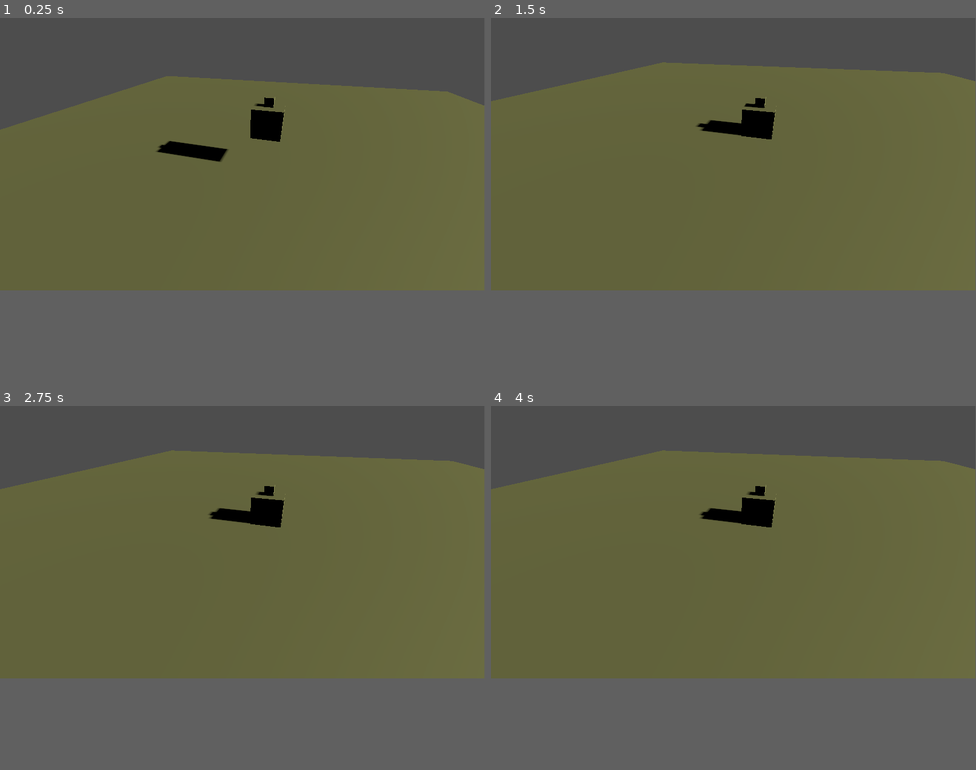
Above: before the commit, frames 1-4 (two rows, left to right).
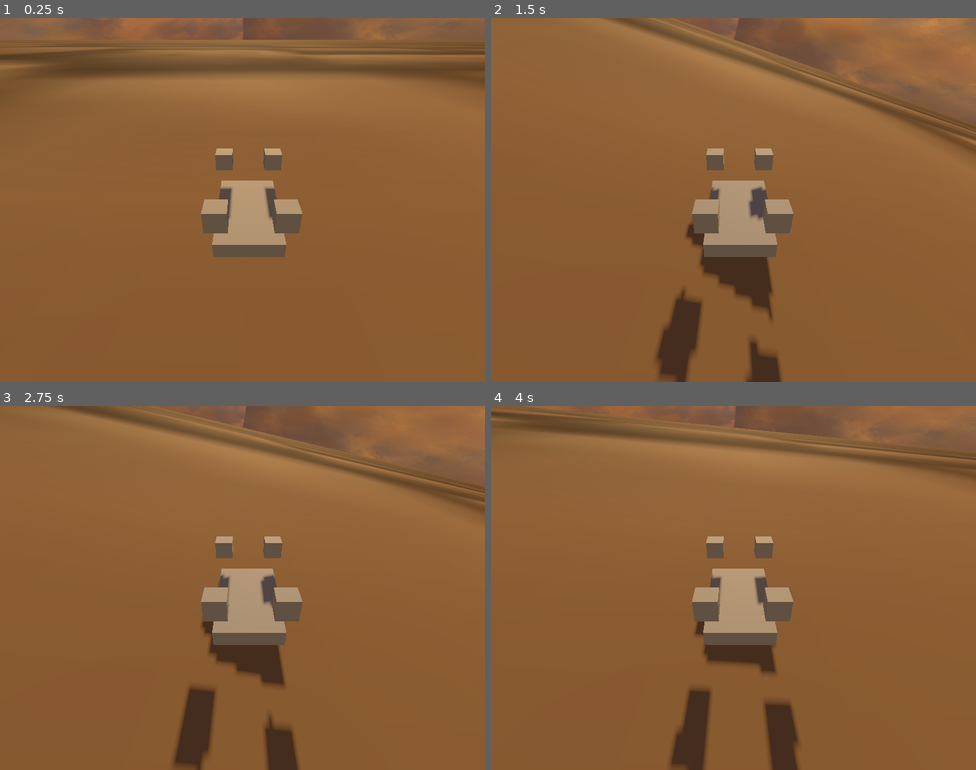
Above: after the commit, the same moments.

Repository: NuggetsWithTea/BeefyDrone
Game: Godot game, scene res://scenes/WindEnv.tscn
Two runs of this game, one before a commit and one after it. Both use one fixed random seed, a clock stepped at 60 frames per second and the inputs below. Before the commit the project starts from res://WindEnv.tscn.
Inputs:
- Up to frame 1 (0.25 s): no input
- Up to frame 2 (1.5 s): hold Right (right) 0.53-1.28 s; hold Down (backward) from 1.28 s (still down)
- Up to frame 3 (2.75 s): release Down (backward) at 2.03 s; hold Right (right) from 2.03 s (still down)
- Up to frame 4 (4 s): release Right (right) at 2.78 s; hold Up (forward) 2.78-3.53 s; hold Left (left) from 3.53 s (still down)
In our replay, the window is 799x449 before the commit and 800x600 after it. These sizes can differ from the game's own. Grey fills any space a smaller window leaves; there, only what the larger window draws over its background counts as a difference.

The runs differ from the first frame. In frame 1, 73% of the frame differs, in the area x 0-100%, y 0-75%; in frame 2, 74%; in frame 3, 75%; in frame 4, 76%, in the area x 0-100%, y 0-100%.

Commit message:
fixed drone behaviour

Diff:
--- a/Drone.gd
+++ /dev/null
@@ -1,46 +0,0 @@
-extends CharacterBody3D
-class_name DroneController
-
-@export var SPEED = 5.0
-@export var LIFT_STRENGTH = 4.5
-
-var prop_1: Propeller
-
-var current_wind_force = Vector3.ZERO
-
-# Get the gravity from the project settings to be synced with RigidBody nodes.
-var gravity = ProjectSettings.get_setting("physics/3d/default_gravity")
-
-func _ready():
-	prop_1 = $"Propeller 1"
-	add_to_group("wind_affected")
-
-func _physics_process(delta):
-	# Add the gravity.
-	if not is_on_floor():
-		velocity.y -= gravity * delta
-
-	# Handle jump.
-	if Input.is_action_pressed("up"):
-		prop_1.increase_voltage(1)
-
-	if Input.is_action_pressed("down"):
-		prop_1.increase_voltage(-1)
-
-	# Get the input direction and handle the movement/deceleration.
-	# As good practice, you should replace UI actions with custom gameplay actions.
-	#var input_dir = Input.get_vector("forward", "backward", "right", "left")
-	#var direction = (transform.basis * Vector3(input_dir.x, 0, input_dir.y)).normalized()
-	#if direction:
-		#velocity.x = direction.x * SPEED
-		#velocity.z = direction.z * SPEED
-	#else:
-		#velocity.x = move_toward(velocity.x, 0, SPEED)
-		#velocity.z = move_toward(velocity.z, 0, SPEED)
-
-	velocity += current_wind_force * delta
-
-	move_and_slide()
-
-func set_wind_force(force:Vector3):
-	current_wind_force = force
--- a/Drone.tscn
+++ /dev/null
@@ -1,20 +0,0 @@
-[gd_scene load_steps=5 format=3 uid="uid://c6p6nf4nw2g1w"]
-
-[ext_resource type="Script" path="res://Drone.gd" id="1_vvmbt"]
-[ext_resource type="PackedScene" uid="uid://d3mtxaq3737si" path="res://Propeller.tscn" id="2_ph5mp"]
-
-[sub_resource type="BoxShape3D" id="BoxShape3D_gp6am"]
-
-[sub_resource type="BoxMesh" id="BoxMesh_g6mns"]
-
-[node name="Drone" type="CharacterBody3D"]
-script = ExtResource("1_vvmbt")
-
-[node name="CollisionShape3D" type="CollisionShape3D" parent="."]
-shape = SubResource("BoxShape3D_gp6am")
-
-[node name="MeshInstance3D" type="MeshInstance3D" parent="."]
-mesh = SubResource("BoxMesh_g6mns")
-
-[node name="Propeller 1" parent="." instance=ExtResource("2_ph5mp")]
-transform = Transform3D(1, 0, 0, 0, 1, 0, 0, 0, 1, 0, 0.640568, 0)
--- a/Propeller.gd
+++ /dev/null
@@ -1,65 +0,0 @@
-extends RigidBody3D
-class_name Propeller
-
-@export var THRUST_COEFFICIENT: float = 0.1  # Adjust for stronger lift
-@export var AIR_DENSITY: float = 1.225  # kg/m³ (Default air density)
-@export var SPEED_CONSTANT: int = 1000  # KV rating of motor
-@export var DISC_AREA: float = 0.05  # m² (based on propeller size)
-@export var DRAG_COEFFICIENT: float = 0.1  # Air resistance
-@export var MASS: float = 1.0  # Mass of drone
-
-var CURRENT_VOLTAGE: float = 0.0
-var CURRENT_RPM: float = 0.0
-var CURRENT_THRUST_FORCE: float = 0.0
-
-# Called when the node enters the scene tree for the first time.
-func _ready():
-	CURRENT_VOLTAGE = 0.0
-	CURRENT_RPM = 0.0
-
-# Called every physics frame.
-func _physics_process(delta):
-	_rpm()
-	_thrust(delta)
-	_apply_lift_force(delta)
-	_apply_drag(delta)
-
-	var angular_speed = (CURRENT_RPM * 2 * PI) / 60
-	rotate_y(angular_speed * delta)
-
-func increase_voltage(voltage:float):
-	CURRENT_VOLTAGE += voltage
-
-func set_voltage(voltage: float):
-	CURRENT_VOLTAGE = voltage
-
-func _rpm():
-	if CURRENT_VOLTAGE == 0:
-		CURRENT_RPM = 0
-		return
-
-	CURRENT_RPM = (CURRENT_VOLTAGE / SPEED_CONSTANT) * 60
-
-func _thrust(delta):
-	if CURRENT_RPM == 0:
-		CURRENT_THRUST_FORCE = 0
-		return
-	# Thrust calculation
-	CURRENT_THRUST_FORCE = THRUST_COEFFICIENT * AIR_DENSITY * DISC_AREA * pow((CURRENT_RPM / 60), 2)
-
-func _apply_lift_force(delta):
-	# Apply force in local upward direction (Y-axis)
-	var lift_force = Vector3(0, CURRENT_THRUST_FORCE, 0)
-
-	# Apply force at center to lift drone
-	apply_central_force(lift_force)
-
-func _apply_drag(delta):
-	# Air resistance: opposes the direction of movement
-	var velocity = linear_velocity
-	var drag_force = -velocity * DRAG_COEFFICIENT  # Opposes motion
-	apply_central_force(drag_force)
-
-	# Optional: Ensure drone doesn't rise indefinitely
-	if linear_velocity.y > 10:
-		linear_velocity.y = 10
--- a/Propeller.tscn
+++ /dev/null
@@ -1,18 +0,0 @@
-[gd_scene load_steps=4 format=3 uid="uid://d3mtxaq3737si"]
-
-[ext_resource type="Script" path="res://Propeller.gd" id="1_fxe28"]
-
-[sub_resource type="BoxShape3D" id="BoxShape3D_bgn0w"]
-
-[sub_resource type="BoxMesh" id="BoxMesh_wfixy"]
-
-[node name="Propeller" type="RigidBody3D"]
-script = ExtResource("1_fxe28")
-
-[node name="CollisionShape3D" type="CollisionShape3D" parent="."]
-transform = Transform3D(0.3, 0, 0, 0, 0.3, 0, 0, 0, 0.3, 0, 0, 0)
-shape = SubResource("BoxShape3D_bgn0w")
-
-[node name="MeshInstance3D" type="MeshInstance3D" parent="."]
-transform = Transform3D(0.3, 0, 0, 0, 0.3, 0, 0, 0, 0.3, 0, 0, 0)
-mesh = SubResource("BoxMesh_wfixy")
--- a/WindEnv.tscn
+++ /dev/null
@@ -1,39 +0,0 @@
-[gd_scene load_steps=6 format=3 uid="uid://bpuegyt40rap5"]
-
-[ext_resource type="Script" path="res://WindController.gd" id="1_b6x8y"]
-[ext_resource type="PackedScene" uid="uid://c6p6nf4nw2g1w" path="res://Drone.tscn" id="2_juxbv"]
-
-[sub_resource type="QuadMesh" id="QuadMesh_2cei1"]
-
-[sub_resource type="PhysicsMaterial" id="PhysicsMaterial_nwwww"]
-
-[sub_resource type="WorldBoundaryShape3D" id="WorldBoundaryShape3D_84jvo"]
-
-[node name="Node3D" type="Node3D"]
-script = ExtResource("1_b6x8y")
-base_wind_speed = 10.0
-turbulence_strength = 20.0
-
-[node name="Drone" parent="." instance=ExtResource("2_juxbv")]
-transform = Transform3D(1, 0, 0, 0, 1, 0, 0, 0, 1, 0, 2.1505, 0)
-LIFT_STRENGTH = 1.0
-
-[node name="Camera3D" type="Camera3D" parent="Drone"]
-transform = Transform3D(-0.25038, -0.542781, 0.801685, 0, 0.82806, 0.560639, -0.968148, 0.140373, -0.20733, 5.67848, 2.41951, -0.560633)
-
-[node name="Ground" type="MeshInstance3D" parent="."]
-transform = Transform3D(27.82, 0, 0, 0, -1.21605e-06, 27.82, 0, -27.82, -1.21605e-06, 0, 0, 0)
-mesh = SubResource("QuadMesh_2cei1")
-
-[node name="StaticBody3D" type="StaticBody3D" parent="Ground"]
-transform = Transform3D(0.0373552, 0, 0, 0, -1.63285e-09, -0.0373552, 0, 0.0373552, -1.63285e-09, 0, 0, 0)
-physics_material_override = SubResource("PhysicsMaterial_nwwww")
-
-[node name="CollisionShape3D" type="CollisionShape3D" parent="Ground/StaticBody3D"]
-transform = Transform3D(26.77, 0, 0, 0, 26.77, 0, 0, 0, 26.77, 0, 0, 0)
-shape = SubResource("WorldBoundaryShape3D_84jvo")
-
-[node name="DirectionalLight3D" type="DirectionalLight3D" parent="."]
-transform = Transform3D(1, 0, 0, 0, -0.885839, 0.463992, 0, -0.463992, -0.885839, 7.65479, 14.9868, 0)
-light_color = Color(0.952891, 0.963643, 0.605213, 1)
-shadow_enabled = true
--- a/icon.svg
+++ /dev/null
@@ -1 +0,0 @@
-<svg height="128" width="128" xmlns="http://www.w3.org/2000/svg"><rect x="2" y="2" width="124" height="124" rx="14" fill="#363d52" stroke="#212532" stroke-width="4"/><g transform="scale(.101) translate(122 122)"><g fill="#fff"><path d="M105 673v33q407 354 814 0v-33z"/><path d="m105 673 152 14q12 1 15 14l4 67 132 10 8-61q2-11 15-15h162q13 4 15 15l8 61 132-10 4-67q3-13 15-14l152-14V427q30-39 56-81-35-59-83-108-43 20-82 47-40-37-88-64 7-51 8-102-59-28-123-42-26 43-46 89-49-7-98 0-20-46-46-89-64 14-123 42 1 51 8 102-48 27-88 64-39-27-82-47-48 49-83 108 26 42 56 81zm0 33v39c0 276 813 276 814 0v-39l-134 12-5 69q-2 10-14 13l-162 11q-12 0-16-11l-10-65H446l-10 65q-4 11-16 11l-162-11q-12-3-14-13l-5-69z" fill="#478cbf"/><path d="M483 600c0 34 58 34 58 0v-86c0-34-58-34-58 0z"/><circle cx="725" cy="526" r="90"/><circle cx="299" cy="526" r="90"/></g><g fill="#414042"><circle cx="307" cy="532" r="60"/><circle cx="717" cy="532" r="60"/></g></g></svg>
--- a/project.godot
+++ b/project.godot
@@ -11,9 +11,13 @@
 [application]
 
 config/name="WindEnv"
-run/main_scene="res://WindEnv.tscn"
-config/features=PackedStringArray("4.2", "Forward Plus")
-config/icon="res://icon.svg"
+run/main_scene="res://scenes/WindEnv.tscn"
+config/features=PackedStringArray("4.3", "Forward Plus")
+
+[display]
+
+window/size/viewport_width=1600
+window/size/viewport_height=1200
 
 [filesystem]
 
@@ -23,35 +27,36 @@
 
 up={
 "deadzone": 0.5,
-"events": [Object(InputEventKey,"resource_local_to_scene":fa …(171 unchanged characters)… keycode":32,"key_label":0,"unicode":32,"echo":false,"script":null)
+"events": [Object(InputEventKey,"resource_local_to_scene":fa …(171 unchanged characters)… keycode":32,"key_label":0,"unicode":32,"location":0,"echo":false,"script":null)
 ]
 }
 down={
 "deadzone": 0.5,
-"events": [Object(InputEventKey,"resource_local_to_scene":fa …(175 unchanged characters)… ode":4194326,"key_label":0,"unicode":0,"echo":false,"script":null)
+"events": [Object(InputEventKey,"resource_local_to_scene":fa …(175 unchanged characters)… ode":4194326,"key_label":0,"unicode":0,"location":0,"echo":false,"script":null)
+, Object(InputEventKey,"resource_local_to_scene":false,"resource_name":"","device":-1,"window_id":0,"alt_pressed":false,"shift_pressed":false,"ctrl_pressed":false,"meta_pressed":false,"pressed":false,"keycode":0,"physical_keycode":4194328,"key_label":0,"unicode":0,"location":0,"echo":false,"script":null)
 ]
 }
 left={
 "deadzone": 0.5,
-"events": [Object(InputEventKey,"resource_local_to_scene":fa …(175 unchanged characters)… ode":4194319,"key_label":0,"unicode":0,"echo":false,"script":null)
-, Object(InputEventKey,"resource_local_to_scene":false,"reso …(162 unchanged characters)… keycode":65,"key_label":0,"unicode":97,"echo":false,"script":null)
+"events": [Object(InputEventKey,"resource_local_to_scene":fa …(175 unchanged characters)… ode":4194319,"key_label":0,"unicode":0,"location":0,"echo":false,"script":null)
+, Object(InputEventKey,"resource_local_to_scene":false,"reso …(162 unchanged characters)… keycode":65,"key_label":0,"unicode":97,"location":0,"echo":false,"script":null)
 ]
 }
 right={
 "deadzone": 0.5,
-"events": [Object(InputEventKey,"resource_local_to_scene":fa …(175 unchanged characters)… ode":4194321,"key_label":0,"unicode":0,"echo":false,"script":null)
-, Object(InputEventKey,"resource_local_to_scene":false,"reso …(163 unchanged characters)… eycode":68,"key_label":0,"unicode":100,"echo":false,"script":null)
+"events": [Object(InputEventKey,"resource_local_to_scene":fa …(175 unchanged characters)… ode":4194321,"key_label":0,"unicode":0,"location":0,"echo":false,"script":null)
+, Object(InputEventKey,"resource_local_to_scene":false,"reso …(163 unchanged characters)… eycode":68,"key_label":0,"unicode":100,"location":0,"echo":false,"script":null)
 ]
 }
 forward={
 "deadzone": 0.5,
-"events": [Object(InputEventKey,"resource_local_to_scene":fa …(175 unchanged characters)… ode":4194320,"key_label":0,"unicode":0,"echo":false,"script":null)
-, Object(InputEventKey,"resource_local_to_scene":false,"reso …(163 unchanged characters)… eycode":87,"key_label":0,"unicode":119,"echo":false,"script":null)
+"events": [Object(InputEventKey,"resource_local_to_scene":fa …(175 unchanged characters)… ode":4194320,"key_label":0,"unicode":0,"location":0,"echo":false,"script":null)
+, Object(InputEventKey,"resource_local_to_scene":false,"reso …(163 unchanged characters)… eycode":87,"key_label":0,"unicode":119,"location":0,"echo":false,"script":null)
 ]
 }
 backward={
 "deadzone": 0.5,
-"events": [Object(InputEventKey,"resource_local_to_scene":fa …(175 unchanged characters)… ode":4194322,"key_label":0,"unicode":0,"echo":false,"script":null)
-, Object(InputEventKey,"resource_local_to_scene":false,"reso …(163 unchanged characters)… eycode":83,"key_label":0,"unicode":115,"echo":false,"script":null)
+"events": [Object(InputEventKey,"resource_local_to_scene":fa …(175 unchanged characters)… ode":4194322,"key_label":0,"unicode":0,"location":0,"echo":false,"script":null)
+, Object(InputEventKey,"resource_local_to_scene":false,"reso …(163 unchanged characters)… eycode":83,"key_label":0,"unicode":115,"location":0,"echo":false,"script":null)
 ]
 }
--- /dev/null
+++ b/scenes/Drone.tscn
@@ -0,0 +1,34 @@
+[gd_scene load_steps=5 format=3 uid="uid://c6p6nf4nw2g1w"]
+
+[ext_resource type="Script" path="res://scripts/Drone.gd" id="1_vvmbt"]
+[ext_resource type="PackedScene" uid="uid://d3mtxaq3737si" path="res://scenes/Propeller.tscn" id="2_ph5mp"]
+
+[sub_resource type="BoxShape3D" id="BoxShape3D_gp6am"]
+size = Vector3(1.005, 0.24, 1.745)
+
+[sub_resource type="BoxMesh" id="BoxMesh_g6mns"]
+
+[node name="Drone" type="RigidBody3D"]
+center_of_mass_mode = 1
+center_of_mass = Vector3(0, -1.61, 0)
+script = ExtResource("1_vvmbt")
+
+[node name="CollisionShape3D" type="CollisionShape3D" parent="."]
+transform = Transform3D(1, 0, 0, 0, 1, 0, 0, 0, 1, 0, 0.018141, 0)
+shape = SubResource("BoxShape3D_gp6am")
+
+[node name="MeshInstance3D" type="MeshInstance3D" parent="."]
+transform = Transform3D(1, 0, 0, 0, 0.239876, 0, 0, 0, 1.74495, 0, 0.015722, 0)
+mesh = SubResource("BoxMesh_g6mns")
+
+[node name="Propeller 1" parent="." instance=ExtResource("2_ph5mp")]
+transform = Transform3D(1, 0, 0, 0, 1, 0, 0, 0, 1, -0.42209, 0.597083, 0.835714)
+
+[node name="Propeller 2" parent="." instance=ExtResource("2_ph5mp")]
+transform = Transform3D(1, 0, 0, 0, 1, 0, 0, 0, 1, 0.455685, 0.597, 0.836)
+
+[node name="Propeller 3" parent="." instance=ExtResource("2_ph5mp")]
+transform = Transform3D(1, 0, 0, 0, 1, 0, 0, 0, 1, 0.456, 0.597, -0.850372)
+
+[node name="Propeller 4" parent="." instance=ExtResource("2_ph5mp")]
+transform = Transform3D(1, 0, 0, 0, 1, 0, 0, 0, 1, -0.422, 0.597, -0.85)
--- /dev/null
+++ b/scenes/Propeller.tscn
@@ -0,0 +1,21 @@
+[gd_scene load_steps=4 format=3 uid="uid://d3mtxaq3737si"]
+
+[ext_resource type="Script" path="res://scripts/Propeller.gd" id="1_fxe28"]
+
+[sub_resource type="BoxShape3D" id="BoxShape3D_bgn0w"]
+
+[sub_resource type="BoxMesh" id="BoxMesh_wfixy"]
+
+[node name="Propeller" type="RigidBody3D"]
+mass = 0.175
+script = ExtResource("1_fxe28")
+SPEED_CONSTANT = 10
+DISC_AREA = 0.1
+
+[node name="CollisionShape3D" type="CollisionShape3D" parent="."]
+transform = Transform3D(0.3, 0, 0, 0, 0.3, 0, 0, 0, 0.3, 0, 0, 0)
+shape = SubResource("BoxShape3D_bgn0w")
+
+[node name="MeshInstance3D" type="MeshInstance3D" parent="."]
+transform = Transform3D(0.3, 0, 0, 0, 0.3, 0, 0, 0, 0.3, 0, 0, 0)
+mesh = SubResource("BoxMesh_wfixy")
--- /dev/null
+++ b/scenes/WindEnv.tscn
@@ -0,0 +1,62 @@
+[gd_scene load_steps=12 format=3 uid="uid://bpuegyt40rap5"]
+
+[ext_resource type="Script" path="res://scripts/WindController.gd" id="1_h7g0s"]
+[ext_resource type="PackedScene" uid="uid://c6p6nf4nw2g1w" path="res://scenes/Drone.tscn" id="2_0w3p5"]
+[ext_resource type="Texture2D" uid="uid://dy8sn74ld8avx" path="res://assets/dirty road surface pixelart texture_0.png" id="3_fp3mi"]
+[ext_resource type="Texture2D" uid="uid://bfbbwh87u8wlr" path="res://assets/panorama venyl impressionistic sky width= 1440 height= 1440_0.png" id="4_gx5s4"]
+
+[sub_resource type="QuadMesh" id="QuadMesh_2cei1"]
+
+[sub_resource type="StandardMaterial3D" id="StandardMaterial3D_cp0ki"]
+albedo_texture = ExtResource("3_fp3mi")
+
+[sub_resource type="PhysicsMaterial" id="PhysicsMaterial_nwwww"]
+
+[sub_resource type="WorldBoundaryShape3D" id="WorldBoundaryShape3D_84jvo"]
+
+[sub_resource type="PanoramaSkyMaterial" id="PanoramaSkyMaterial_742sy"]
+panorama = ExtResource("4_gx5s4")
+
+[sub_resource type="Sky" id="Sky_chfnf"]
+sky_material = SubResource("PanoramaSkyMaterial_742sy")
+process_mode = 1
+radiance_size = 2
+
+[sub_resource type="Environment" id="Environment_led7t"]
+background_mode = 2
+sky = SubResource("Sky_chfnf")
+volumetric_fog_enabled = true
+volumetric_fog_density = 0.0211
+volumetric_fog_anisotropy = -0.63
+volumetric_fog_detail_spread = 3.03143
+
+[node name="WindNode" type="Node3D"]
+script = ExtResource("1_h7g0s")
+
+[node name="Drone" parent="." instance=ExtResource("2_0w3p5")]
+transform = Transform3D(1, 0, 0, 0, 1, 0, 0, 0, 1, 0, 2.37582, 0)
+LIFT_STRENGTH = 1.0
+
+[node name="Camera3D" type="Camera3D" parent="Drone"]
+transform = Transform3D(0.999999, -0.00094904, 0.00140186, -7.4619e-09, 0.82806, 0.560639, -0.00169289, -0.560638, 0.828059, -0.0865877, 2.41951, 3.17275)
+
+[node name="Ground" type="MeshInstance3D" parent="."]
+transform = Transform3D(10000, 0, 0, 0, -0.000437114, 1, 0, -10000, -4.37114e-08, 0, 0, 0)
+mesh = SubResource("QuadMesh_2cei1")
+surface_material_override/0 = SubResource("StandardMaterial3D_cp0ki")
+
+[node name="StaticBody3D" type="StaticBody3D" parent="Ground"]
+transform = Transform3D(0.037, 0, 0, 0, -1.61732e-09, -0.037, 0, 0.037, -1.61732e-09, 0, 0, 0)
+physics_material_override = SubResource("PhysicsMaterial_nwwww")
+
+[node name="CollisionShape3D" type="CollisionShape3D" parent="Ground/StaticBody3D"]
+transform = Transform3D(1.39, 0, 0, 0, 1.39, 0, 0, 0, 1.39, 0, 0, 0)
+shape = SubResource("WorldBoundaryShape3D_84jvo")
+
+[node name="Licht" type="DirectionalLight3D" parent="."]
+transform = Transform3D(1, 0, 0, 0, -0.885839, 0.463992, 0, -0.463992, -0.885839, 7.65479, 14.9868, 134.473)
+light_color = Color(0.808633, 0.685082, 0.446051, 1)
+shadow_enabled = true
+
+[node name="WorldEnvironment" type="WorldEnvironment" parent="."]
+environment = SubResource("Environment_led7t")
--- /dev/null
+++ b/scripts/Drone.gd
@@ -0,0 +1,44 @@
+extends RigidBody3D
+class_name DroneController
+
+@export var SPEED = 5.0
+@export var LIFT_STRENGTH = 4.5
+@export var MAX_VELOCITY:Vector3 = Vector3(100, 100, 100)
+@export var Mass:float = 1.0
+
+var propellers:Array[Propeller]
+
+var ground: MeshInstance3D
+var Current_WIND_FORCE = Vector3.ZERO
+
+# Get the gravity from the project settings to be synced with RigidBody nodes.
+var gravity = ProjectSettings.get_setting("physics/3d/default_gravity")
+
+func linear_vel():
+	return linear_velocity
+
+func _ready():
+	propellers = [$"Propeller 1", $"Propeller 2", $"Propeller 3",$"Propeller 4"]
+
+	ground = $"../Ground"
+	add_to_group("wind_affected")
+
+
+
+func _physics_process(delta):
+	# Add the gravity.
+	if global_position.y > ground.global_position.y + 10:
+		linear_velocity.y -= gravity * delta
+
+	if Input.is_action_just_pressed("up"):
+		for prop in propellers:
+			prop.increase_voltage(1)
+
+	if Input.is_action_just_pressed("down"):
+		for prop in propellers:
+			prop.increase_voltage(-1)
+
+	linear_velocity += Current_WIND_FORCE * delta
+
+func set_wind_force(force:Vector3):
+	Current_WIND_FORCE = force
--- /dev/null
+++ b/scripts/Propeller.gd
@@ -0,0 +1,104 @@
+extends Node3D
+class_name Propeller
+
+@export var THRUST_COEFFICIENT: float = 0.1  # Adjust for stronger lift
+@export var AIR_DENSITY: float = 1.225  # kg/m³ (Default air density)
+@export var SPEED_CONSTANT: int = 5  # KV rating of motor
+@export var DISC_AREA: float = 0.05  # m² (based on propeller size)
+@export var DRAG_COEFFICIENT: float = 0.1  # Air resistance
+@export var MAX_VOLTAGE:float = 5.0
+@export var MAX_VELOCITY:Vector3 = Vector3(100, 100, 100)
+@export var VELOCITY_DECAY:float = 0.75
+
+var CURRENT_RPM: int = 0
+var CURRENT_VOLTAGE: float = 0.0
+var CURRENT_THRUST_FORCE: float = 0.0
+var CURRENT_ANGLE = 0
+
+var LOCAL_OFFSET: Vector3 = Vector3.ZERO
+
+var CURRENT_VELOCITY: Vector3 = Vector3.ZERO
+var DRONE: DroneController
+
+# Called when the node enters the scene tree for the first time.
+func _ready():
+	LOCAL_OFFSET = global_transform.origin - owner.global_transform.origin
+	DRONE = owner as RigidBody3D
+
+func _process(delta):
+	# Build a transform for the local offset
+	var offset_transform = Transform3D()
+	offset_transform.origin = LOCAL_OFFSET
+
+	# Update total spin angle
+	CURRENT_ANGLE += ((CURRENT_RPM * TAU) / 60.0) * delta
+	CURRENT_ANGLE = fmod(CURRENT_ANGLE, TAU)  # TAU is 2π in Godot 4
+
+	# Create a transform for the local spin
+	var spin_transform = Transform3D(Basis(Vector3.UP, CURRENT_ANGLE), Vector3.ZERO)
+
+	# Combine them all
+	global_transform = DRONE.global_transform * offset_transform * spin_transform
+	CURRENT_VELOCITY *= VELOCITY_DECAY * delta
+
+func _physics_process(delta):
+	print("Voltage: %.2fV, RPM: %d, Force: %.2f" % [CURRENT_VOLTAGE, CURRENT_RPM, CURRENT_THRUST_FORCE])
+
+	_rpm()
+
+	if CURRENT_VOLTAGE == 0:
+		return
+
+	_thrust()
+	_apply_lift_force(delta)
+	#_apply_drag()
+
+	var angular_speed = (CURRENT_RPM * 2 * PI) / 60
+	rotate_y(angular_speed * delta)
+
+func increase_voltage(voltage:float):
+	var vol = CURRENT_VOLTAGE + voltage
+
+	if vol > MAX_VOLTAGE:
+		return
+
+	if vol < 0:
+		return
+
+	CURRENT_VOLTAGE = vol
+
+func set_voltage(voltage: float):
+	CURRENT_VOLTAGE = voltage
+
+func _rpm():
+	if CURRENT_VOLTAGE == 0:
+		CURRENT_RPM = CURRENT_RPM * .95 if CURRENT_RPM > 0 else CURRENT_RPM
+		return
+
+	CURRENT_RPM = (CURRENT_VOLTAGE * SPEED_CONSTANT) * 60
+
+func _thrust():
+	if CURRENT_RPM == 0:
+		CURRENT_THRUST_FORCE = 0
+		return
+	# Thrust calculation
+	CURRENT_THRUST_FORCE = THRUST_COEFFICIENT * AIR_DENSITY * DISC_AREA * pow((CURRENT_RPM / 60), 2)
+
+func _apply_lift_force(delta):
+	var y_vel = CURRENT_VELOCITY.y + CURRENT_THRUST_FORCE * (1-delta)
+	CURRENT_VELOCITY = Vector3(CURRENT_VELOCITY.x, y_vel, CURRENT_VELOCITY.z) if y_vel < MAX_VELOCITY.y else CURRENT_VELOCITY
+
+	#print(CURRENT_VELOCITY)
+	_apply_drone_force(CURRENT_VELOCITY)
+
+func _apply_drag():
+	var drag_force = -CURRENT_VELOCITY * DRAG_COEFFICIENT * DRONE.mass # Compute drag force vector
+	_apply_drone_force(drag_force)
+
+func _apply_drone_force(force):
+	# Apply drag at the propeller's position relative to the drone
+	var force_offset = global_transform.origin - DRONE.global_transform.origin
+
+	# Apply the drag at the propeller's world position, affecting both translation and rotation
+	#print(force)
+	DRONE.apply_force(force, Vector3.ZERO)
Binary file added: assets/dirty road surface pixelart texture_0.png
Not shown, added: assets/dirty road surface pixelart texture_0.png.import
Not shown, added: assets/impressionistic venyl painting by bob ross the end of the world. cosmic horror_0.png.import
Binary file added: assets/panorama venyl impressionistic sky width= 1440 height= 1440_0.png
Not shown, added: assets/panorama venyl impressionistic sky width= 1440 height= 1440_0.png.import
Not shown, removed: icon.svg.import
Renamed: WindController.gd -> scripts/WindController.gd
Not shown, added: assets/impressionistic venyl painting by bob ross the end of the world. cosmic horror_0.png
Not shown, added: scenes/WinDEDD.tmp
